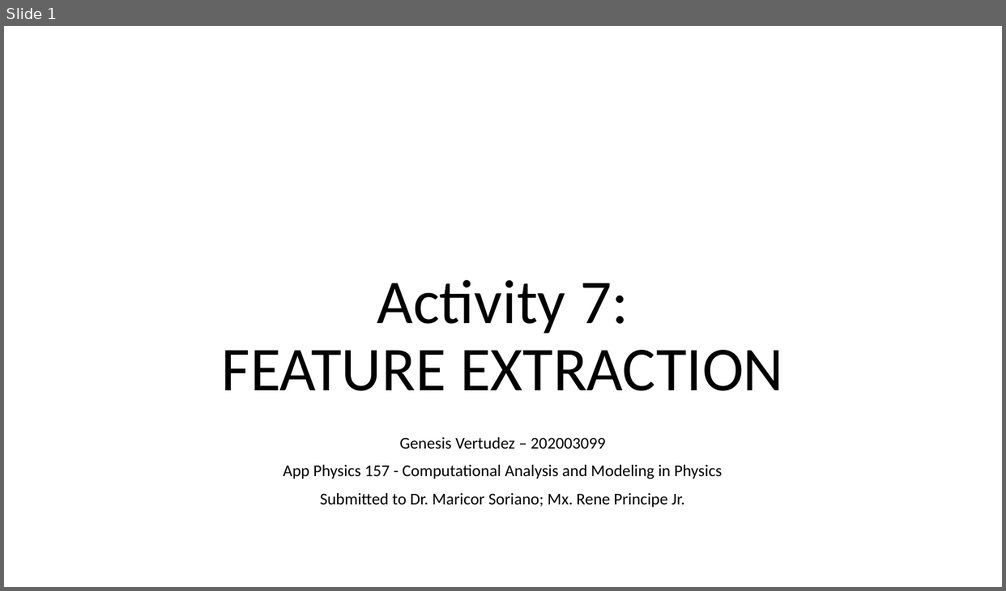
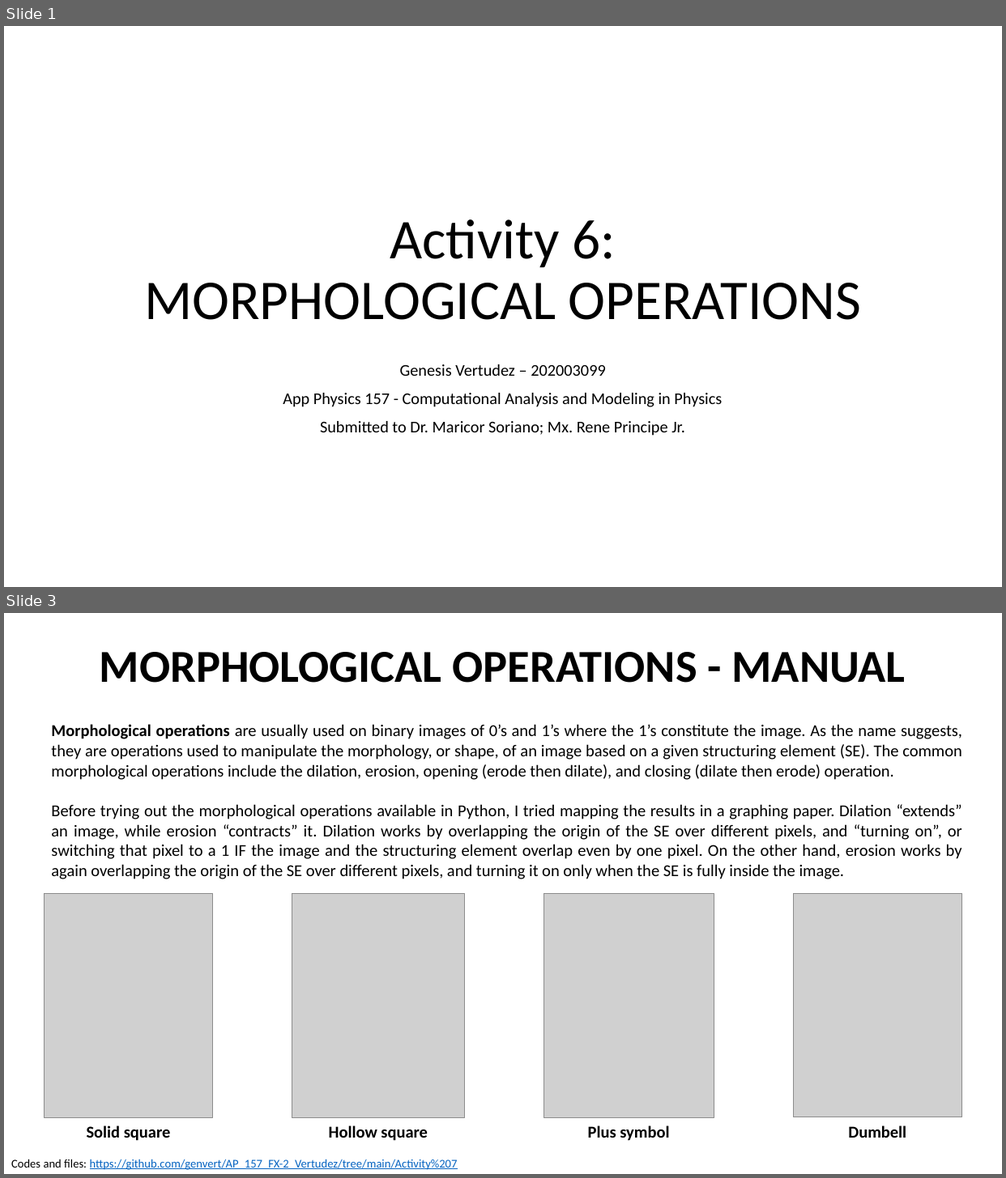
Before and after one commit to genvert/AP_157_FX-2_Vertudez, a slide deck: Activity 07/Vertudez_Activity_7_Report.pptx. Shown one above the other, each under a label of ours: slide 1 before the commit, slides 1 and 3 after it; the slides between them are not shown. The pictures are 1006x591 and 1006x1178 pixels, drawn with LibreOffice and Linux fonts; fonts in the diff are those of the drawing; grey boxes stand for pictures. Boxes give left, top, right and bottom in pixels: in the first picture for what was removed or moved away, otherwise in the second. Text is boxed around its words. In the diff, an @@ line names an element or a change of style, - is before the commit and + after.

```diff
--- a/Activity 07/Vertudez_Activity_7_Report.pptx
+++ b/Activity 07/Vertudez_Activity_7_Report.pptx
@@ slide 3 added at (4, 613, 1002, 1174), background #FFFFFF @@
@@ title added at (100, 652, 906, 683), 44 pt, text #000000, bold @@
+MORPHOLOGICAL OPERATIONS - MANUAL
@@ text added at (51, 724, 962, 879), 16 pt, text #000000 @@
+Morphological operations are usually used on binary images of 0’s and 1’s where the 1’s constitute the image. As the name suggests, they are operations used to manipulate the morphology, or shape, of an image based on a given structuring element (SE). The common morphological operations include the dilation, erosion, opening (erode then dilate), and closing (dilate then erode) operation.
+Before trying out the morphological operations available in Python, I tried mapping the results in a graphing paper. Dilation “extends” an image, while erosion “contracts” it. Dilation works by overlapping the origin of the SE over different pixels, and “turning on”, or switching that pixel to a 1 IF the image and the structuring element overlap even by one pixel. On the other hand, erosion works by again overlapping the origin of the SE over different pixels, and turning it on only when the SE is fully inside the image.
@@ picture added at (44, 894, 212, 1118) @@
@@ picture added at (292, 894, 464, 1118) @@
@@ picture added at (543, 894, 714, 1118) @@
@@ picture added at (793, 894, 961, 1118) @@
@@ text added at (87, 1126, 171, 1141), 16 pt, text #000000, bold @@
+Solid square
@@ text added at (329, 1126, 428, 1141), 16 pt, text #000000, bold @@
+Hollow square
@@ text added at (588, 1126, 669, 1141), 16 pt, text #000000, bold @@
+Plus symbol
@@ text added at (848, 1126, 906, 1138), 16 pt, text #000000, bold @@
+Dumbell
@@ text added at (11, 1160, 458, 1170), 11.4 pt, text #0563C1, underline @@
+Codes and files: https://github.com/genvert/AP_157_FX-2_Vertudez/tree/main/Activity%207
@@ slide 1 changed as well @@
@@ title at (144, 220, 861, 320): text changed; size 60 to 54 pt @@
-Activity 7:
-FEATURE EXTRACTION
+Activity 6:
+MORPHOLOGICAL OPERATIONS
@@ subtitle "Genesis Vertudez – 202003099": place and size @@
-subtitle "Genesis Vertudez – 202003099" at (283, 437, 722, 508)
+subtitle "Genesis Vertudez – 202003099" at (283, 365, 722, 436)
```
Also in this commit, not shown: 3 other slides changed, 1 other slide added, 3 slides removed, 9 other files.
